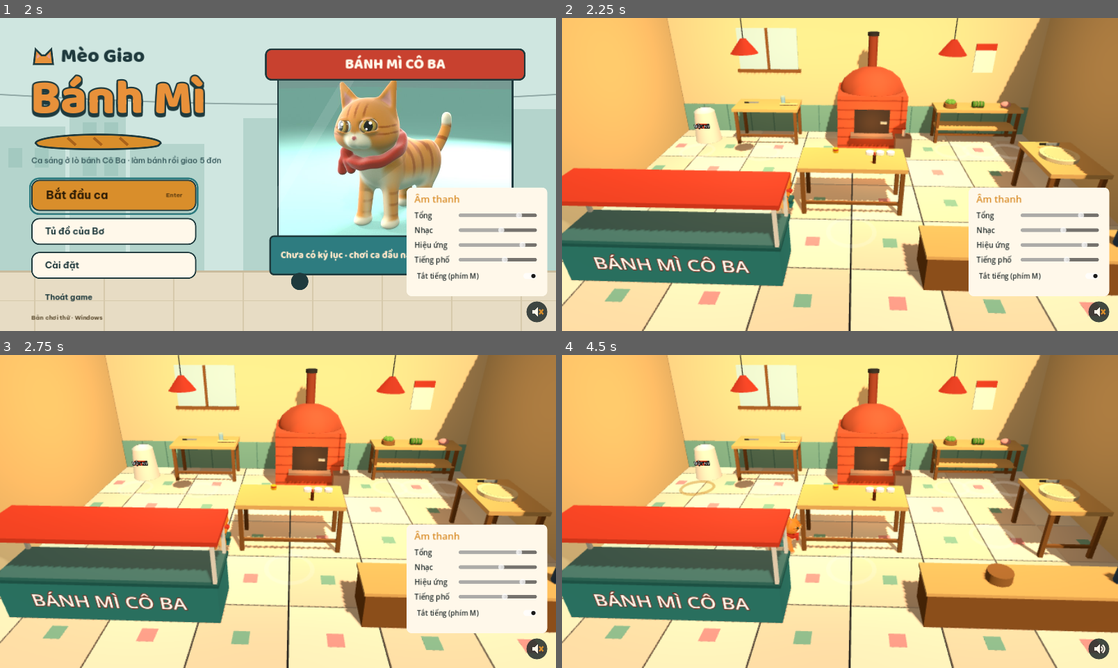
Above: before the commit, frames 1-4 (two rows, left to right).
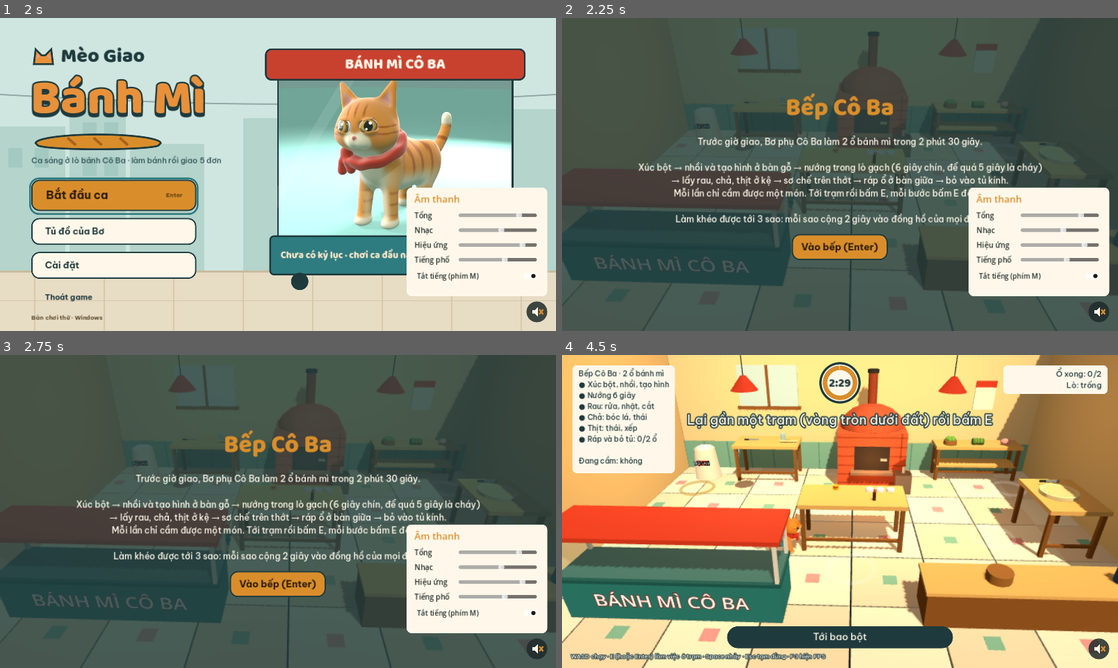
Above: after the commit, the same moments.

Repository: sangdaden/meo-giao-banh-mi
Game: Godot game, scene res://scenes/menu.tscn
Same seed, same stepped clock (60 frames per second), same inputs: the game is played once before the commit and once after it.
Inputs (mouse positions are in pixels of both pictures, inside the frame that each line leads up to):
- Up to frame 1 (2 s): click (539, 312) at 0.5 s; click "Tắt tiếng (phím M)" at 1.25 s
- Up to frame 2 (2.25 s): click "Bắt đầu ca" at 2 s
- Up to frame 3 (2.75 s): no input
- Up to frame 4 (4.5 s): click "Tắt tiếng (phím M)" (after the commit: "Vào bếp (Enter)") at 2.75 s; click (1101, 649) at 3.5 s; tap Enter (ui_accept) at 4.25 s; move the mouse to (962, 495) at 4.27 s; hold D (move_right) from 4.28 s (still down); hold E (interact) from 4.28 s (still down); click (962, 495) at 4.42 s

Frame 1 is identical in both runs. In frame 2, 91% of the frame differs, in the area x 0-100%, y 0-100%; in frame 3, 91%; in frame 4, 14%.
Error before the commit: Parse Error: The function signature doesn't match the parent. Parent signature is "toggle_pause(String = <default>) -> void". (res://scripts/kitchen_hud.gd:128)

Commit message:
Ghép với bếp, âm thanh và góc nhìn mới trên main; giữ tương thích cho HUD bếp cũ
Co-Authored-By: Claude Opus 5.5 (1M context) <noreply@anthropic.com>
Claude-Session: https://claude.ai/code/session_01XnGoVpmpcdk5u3SMY4s1yw

Diff:
--- a/scripts/hud.gd
+++ b/scripts/hud.gd
@@ -121,11 +121,11 @@
 		if event.physical_keycode == KEY_F3:
 			fps_label.visible = not fps_label.visible
 			GameSettings.set_value("show_fps", fps_label.visible)
-		elif event.physical_keycode == KEY_F1:
+		elif event.physical_keycode == KEY_F1 and hint:
 			GameSettings.set_value("hints", not GameSettings.get_value("hints"))
 			hint.visible = _playing and GameSettings.get_value("hints")
 	# Lúc đang tạm dừng, main.gd bị dừng theo nên HUD tự bắt phím Esc để chơi tiếp
-	if get_tree().paused and pause_screen.visible and not settings.visible and event.is_action_pressed("pause"):
+	if get_tree().paused and pause_screen.visible and not (settings and settings.visible) and event.is_action_pressed("pause"):
 		toggle_pause()
 		get_viewport().set_input_as_handled()
 
@@ -138,6 +138,8 @@
 	if _toast_time > 0.0:
 		_toast_time -= delta
 		toast.modulate.a = clampf(_toast_time / 0.4, 0.0, 1.0)
+	if edge_arrow == null:
+		return
 	edge_arrow.visible = _playing and _has_goal
 	if edge_arrow.visible:
 		edge_arrow.update_goal(get_viewport().get_camera_3d(), _goal)
@@ -147,10 +149,14 @@
 
 func show_playing_ui(on: bool) -> void:
 	_playing = on
-	for n in [order_card, timer_ring, progress_row, distance_pill, bag_card]:
-		n.visible = on
-	hint.visible = on and GameSettings.get_value("hints")
-	if not on:
+	# Kiểm tra null: script kế thừa (HUD bếp cũ) tự dựng giao diện riêng, chỉ có vài node này.
+	for n in [order_card, timer_ring, progress_row, distance_pill,
+			order_label.get_parent() if order_label else null, distance_label.get_parent() if distance_label else null]:
+		if n:
+			n.visible = on
+	if hint:
+		hint.visible = on and (GameSettings.get_value("hints") or bag_card == null)
+	if bag_card and not on:
 		bag_card.visible = false
 
 
@@ -216,15 +222,25 @@
 	toast.modulate.a = 1.0
 
 
-## info: dòng tóm tắt hiện dưới chữ "Tạm dừng" (vd. "Đơn 3/5 · Chị Mây · đồng hồ đứng ở 0:09").
-func toggle_pause(info := "") -> void:
+var _pause_text := ""
+
+
+## Dòng tóm tắt hiện dưới chữ "Tạm dừng" (vd. "Đơn 3/5 · Chị Mây · đồng hồ đứng ở 0:09").
+## Gọi trước toggle_pause(); để trống thì lấy theo thẻ đơn.
+func set_pause_info(info: String) -> void:
+	_pause_text = info
+
+
+func toggle_pause() -> void:
+	var info := _pause_text
+	_pause_text = ""
 	var tree := get_tree()
 	tree.paused = not tree.paused
 	pause_screen.visible = tree.paused
-	if tree.paused:
+	if tree.paused and pause_info:
 		pause_info.text = info if info != "" else "%s · %s" % [order_chip.text, order_label.text]
 		pause_screen.get_meta("first").grab_focus.call_deferred()
-	else:
+	elif settings:
 		settings.visible = false
 	Input.mouse_mode = Input.MOUSE_MODE_VISIBLE if tree.paused else Input.MOUSE_MODE_CAPTURED
 
@@ -232,6 +248,10 @@
 ## Kiểu cũ: một khối chữ. Màn chơi hiện dùng show_results.
 func show_end(lines: String) -> void:
 	show_playing_ui(false)
+	if bag_card == null:  # script kế thừa đã tự dựng end_screen có sẵn end_text
+		end_text.text = lines
+		end_screen.visible = true
+		return
 	for c in end_screen.get_children():
 		c.queue_free()
 	var o := _overlay("Hết ca giao bánh!", lines, "Chơi lại (Enter)", func(): restart_pressed.emit())
--- a/scripts/main.gd
+++ b/scripts/main.gd
@@ -104,7 +104,8 @@
 				restart()
 		State.PLAY:
 			if event.is_action_pressed("pause"):
-				hud.toggle_pause(_pause_info())
+				hud.set_pause_info(_pause_info())
+				hud.toggle_pause()
 			elif event is InputEventMouseButton and event.pressed and Input.mouse_mode != Input.MOUSE_MODE_CAPTURED:
 				Input.mouse_mode = Input.MOUSE_MODE_CAPTURED
 
--- a/scripts/ui/settings_panel.gd
+++ b/scripts/ui/settings_panel.gd
@@ -57,9 +57,14 @@
 	_volume_row(left, "Nhạc nền", "Music")
 	_volume_row(left, "Hiệu ứng", "SFX")
 	_volume_row(left, "Tiếng phố", "Ambience")
+	var snd := get_node_or_null("/root/Sound")
 	_switch_row(left, "Tắt tiếng (M)", "",
-		func() -> bool: return AudioServer.is_bus_mute(0),
-		func(on: bool) -> void: AudioServer.set_bus_mute(0, on))
+		func() -> bool: return snd.muted if snd and "muted" in snd else AudioServer.is_bus_mute(0),
+		func(on: bool) -> void:
+			if snd and snd.has_method("set_muted"):
+				snd.set_muted(on)
+			else:
+				AudioServer.set_bus_mute(0, on))
 
 	# --- Điều khiển
 	var h2 := _heading("Điều khiển")
--- a/tools/chup_giao_dien.gd
+++ b/tools/chup_giao_dien.gd
@@ -54,7 +54,8 @@
 	main.rig.yaw += PI * 0.8
 	await _wait(20)
 	await _shot("5b_mui_ten_mep")
-	main.hud.toggle_pause(main._pause_info())
+	main.hud.set_pause_info(main._pause_info())
+	main.hud.toggle_pause()
 	await _shot("6_tam_dung")
 	main.hud.toggle_pause()
 	main.results = [3, 2, 3, 0]
